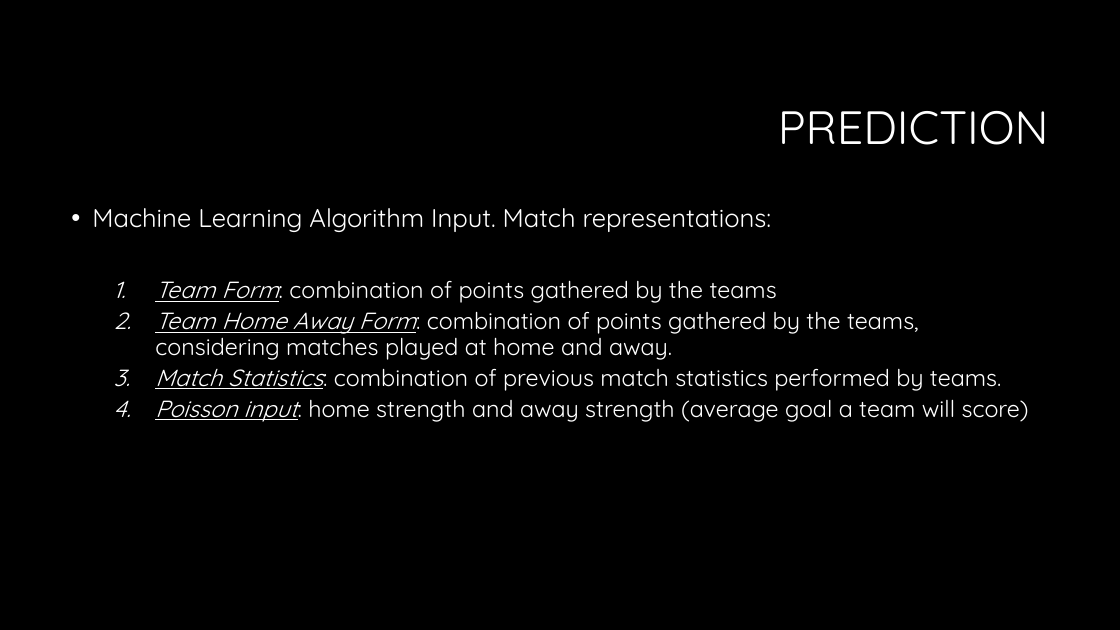
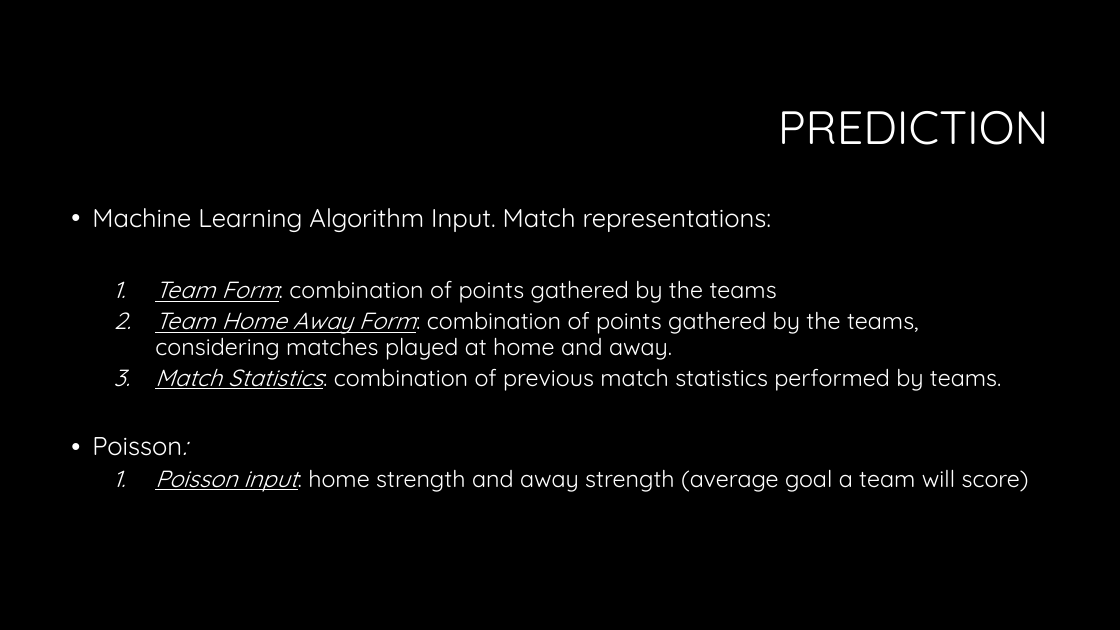
Before and after one commit to P1Analytics/DataMining-Football-Match-Prediction, a slide deck: slide 6 of other/spa_presentation.pptx. Drawn at 1120x630 pixels with LibreOffice and Linux fonts; fonts in the diff are those of the drawing; background and template pictures are left out. Boxes give left, top, right and bottom in pixels: in the first picture for what was removed or moved away, otherwise in the second. Text is boxed around its words. In the diff, an @@ line names an element or a change of style, - is before the commit and + after.

```diff
--- a/other/spa_presentation.pptx
+++ b/other/spa_presentation.pptx
@@ text at [92,437,182,456]: paragraph added @@
+• Poisson:
```
Also in this commit, not shown: 3 other slides changed, 1 slide removed, 1 other file.
